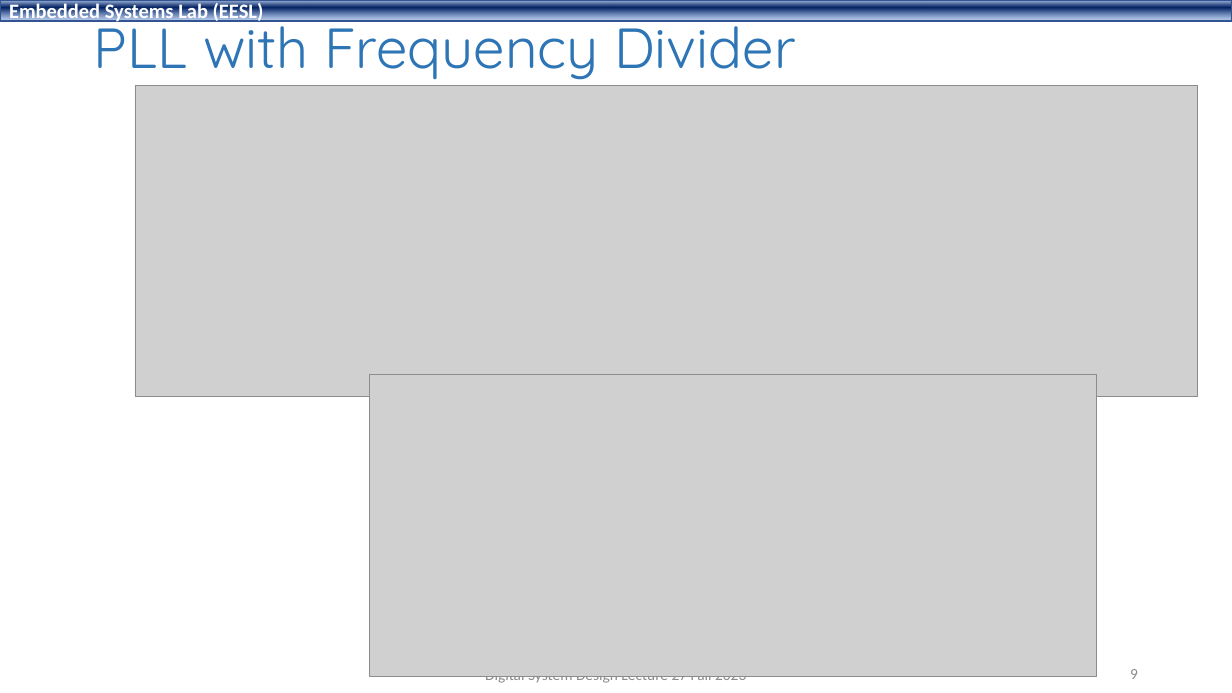
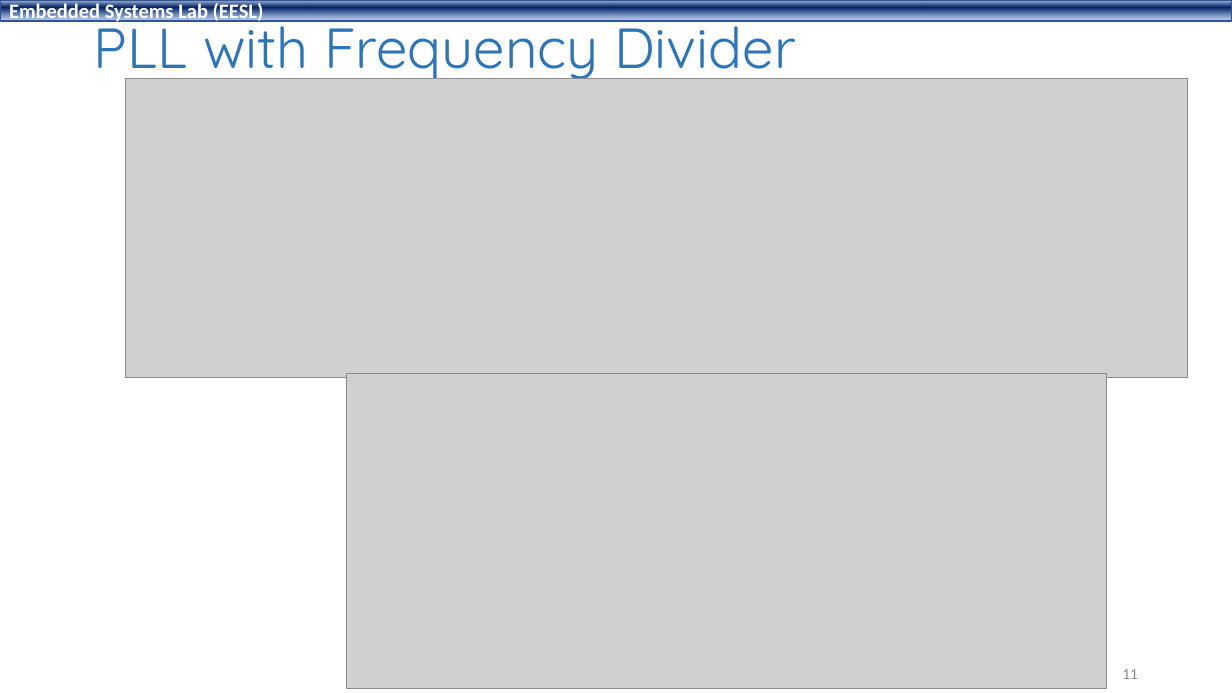
Before and after one commit to shahidmasud/shahidmasud.github.io, a slide deck: slide 11 of DSD_Lec27_Fall2023.ppsx (slide 9 before the commit). Drawn at 1232x693 pixels with LibreOffice and Linux fonts; fonts in the diff are those of the drawing; grey boxes stand for pictures; background and template pictures are left out. Boxes give left, top, right and bottom in pixels: in the first picture for what was removed or moved away, otherwise in the second. Text is boxed around its words. In the diff, an @@ line names an element or a change of style, - is before the commit and + after.

```diff
--- a/DSD_Lec27_Fall2023.ppsx
+++ b/DSD_Lec27_Fall2023.ppsx
@@ picture: place and size @@
-picture at box(135, 85, 1198, 396)
+picture at box(126, 79, 1189, 378)
@@ picture: place and size @@
-picture at box(370, 375, 1097, 677)
+picture at box(347, 373, 1107, 689)
@@ page number at box(1122, 669, 1138, 679): text changed @@
-9
+11
```
Also in this commit, not shown: 14 other slides changed, 2 slides added, 1 other file.
